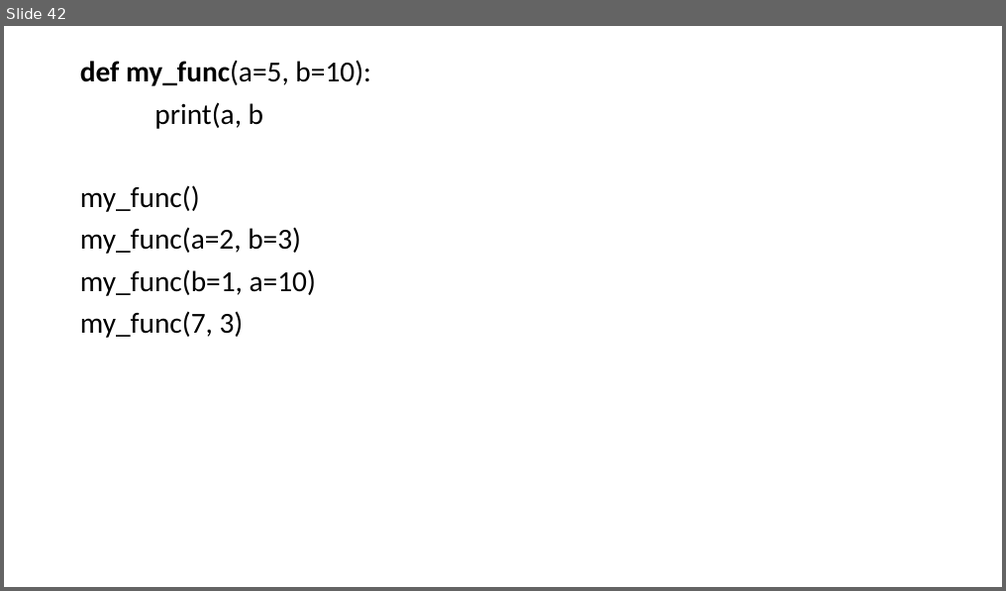
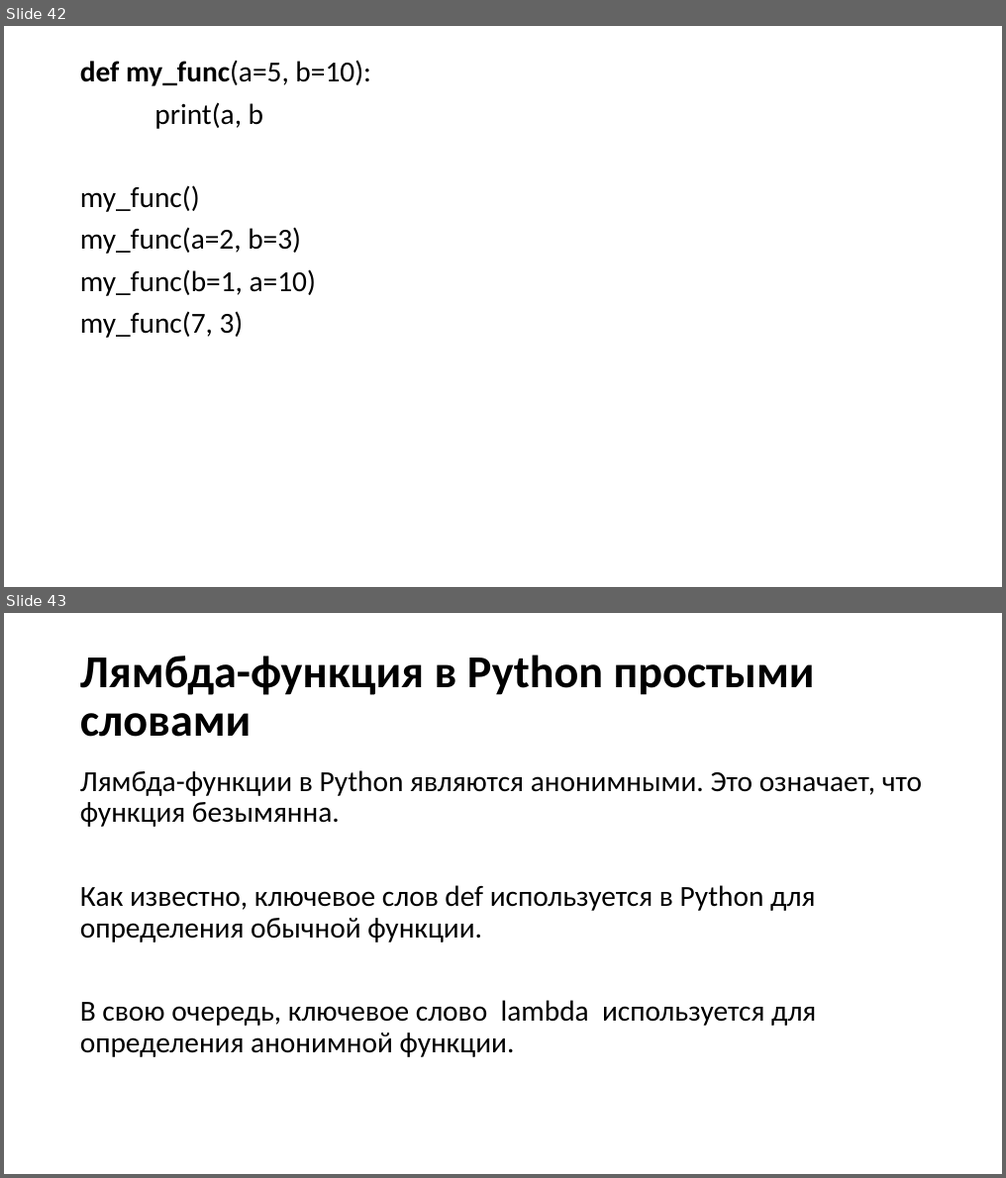
Before and after one commit to xDes-by/test, a slide deck: Презентация5.pptx. Shown one above the other, each under a label of ours: slide 42 before the commit, slides 42 and 43 after it. The pictures are 1006x591 and 1006x1178 pixels, drawn with LibreOffice and Linux fonts; fonts in the diff are those of the drawing. Boxes give left, top, right and bottom in pixels: in the first picture for what was removed or moved away, otherwise in the second. Text is boxed around its words. In the diff, an @@ line names an element or a change of style, - is before the commit and + after.

```diff
--- a/Презентация5.pptx
+++ b/Презентация5.pptx
@@ slide 43 added at [4,613,1002,1174], background #FFFFFF @@
@@ title added at [80,655,815,737], 44 pt, text #000000, bold @@
+Лямбда-функция в Python простыми словами
@@ text added at [80,770,922,1058], 28 pt, text #000000 @@
+Лямбда-функции в Python являются анонимными. Это означает, что функция безымянна.
+Как известно, ключевое слов def используется в Python для определения обычной функции.
+В свою очередь, ключевое слово lambda используется для определения анонимной функции.
```
Also in this commit, not shown: 13 other slides added, 1 other file.
